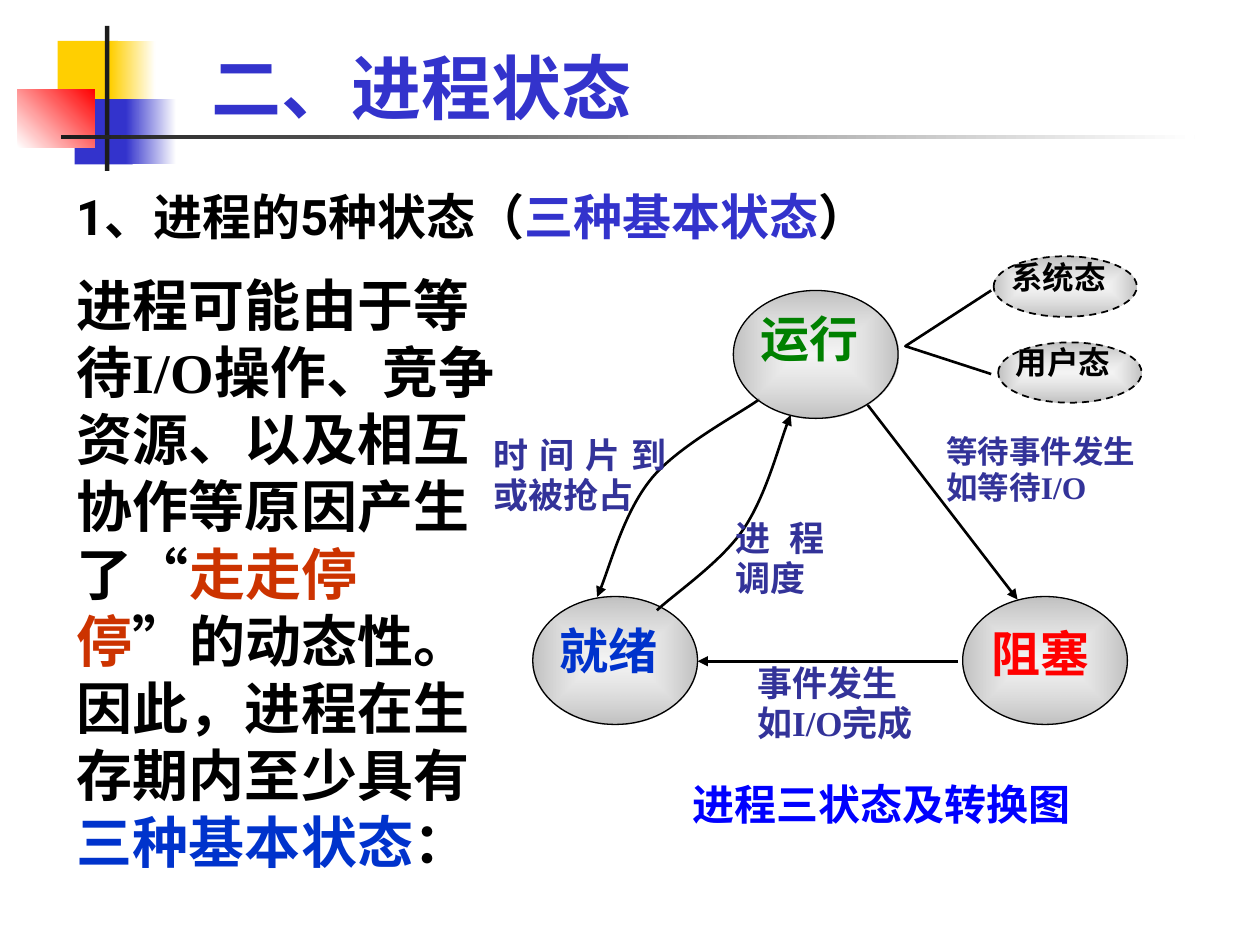
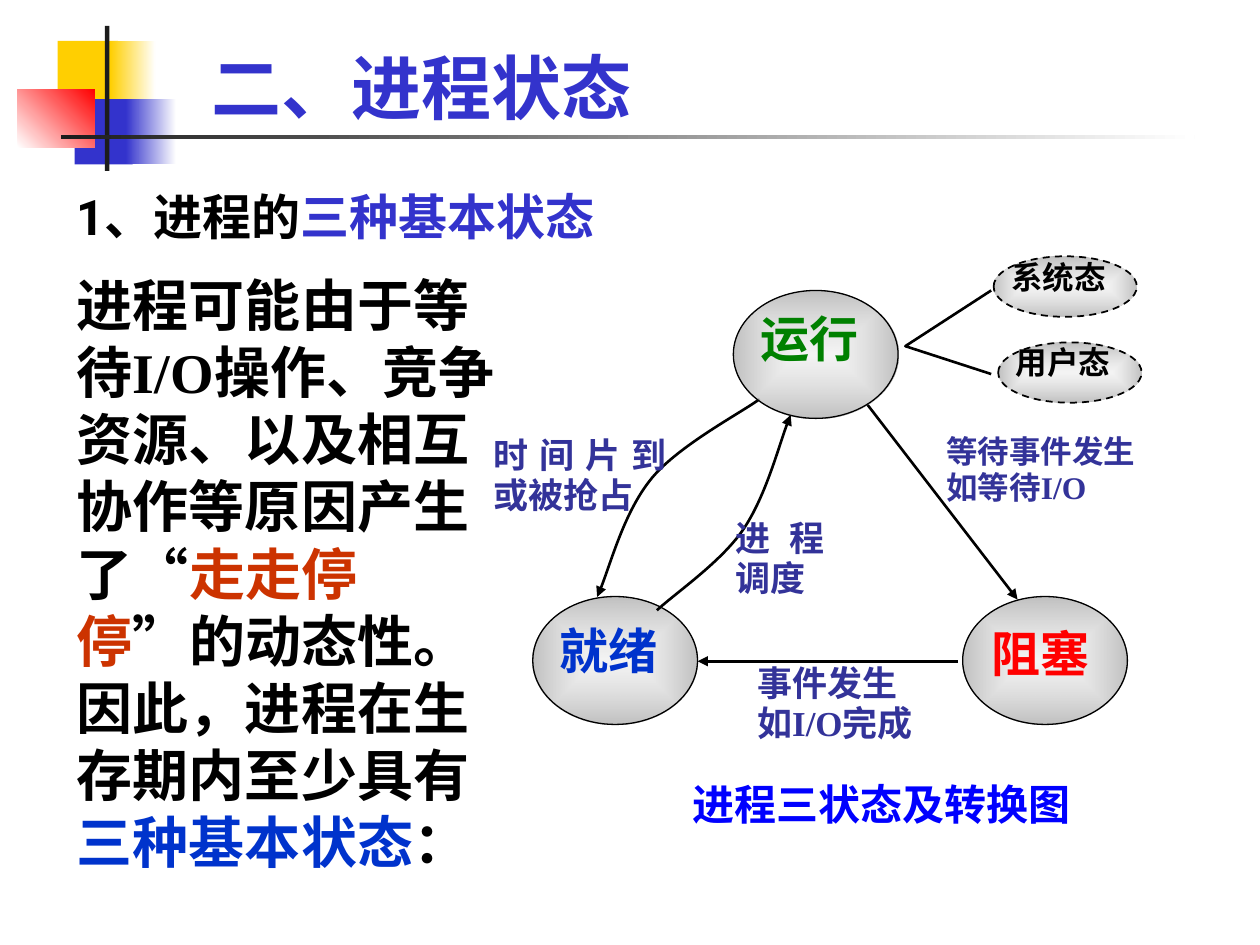
Before and after one commit to rjnew/OS, a slide deck: slide 26 of OS02.1 进程.pptx (slide 27 before the commit). Drawn at 1260x945 pixels with LibreOffice and Linux fonts; fonts in the diff are those of the drawing. Boxes give left, top, right and bottom in pixels: in the first picture for what was removed or moved away, otherwise in the second. Text is boxed around its words. In the diff, an @@ line names an element or a change of style, - is before the commit and + after.

```diff
--- a/OS02.1 进程.pptx
+++ b/OS02.1 进程.pptx
@@ text at bbox=[77, 193, 594, 240]: text changed; text colour #000000 to #3333CC @@
-1、进程的5种状态（三种基本状态）
+1、进程的三种基本状态
```
Also in this commit, not shown: 18 other slides changed, 2 slides added, 2 slides removed.
